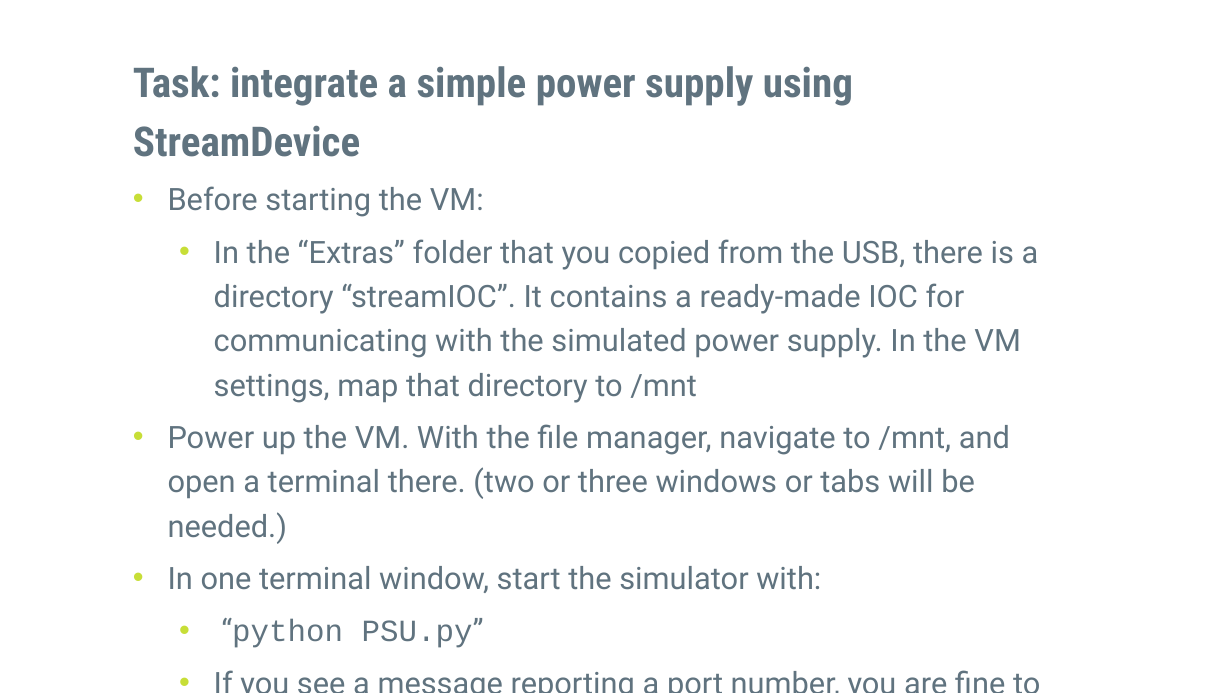
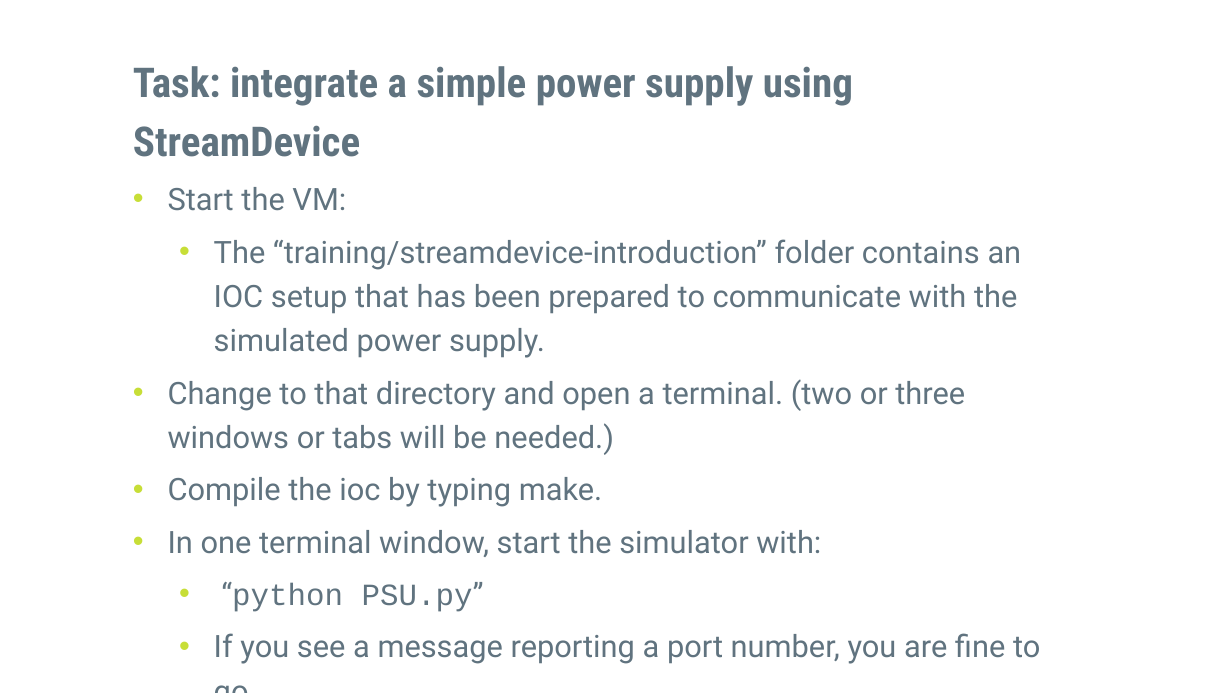
Before and after one commit to epics-training/stream-introduction, a slide deck: slide 4 of presentations/EPICS IOC setup.pptx (slide 5 before the commit). Drawn at 1232x693 pixels with LibreOffice and Linux fonts; fonts in the diff are those of the drawing; background and template pictures are left out. Boxes give left, top, right and bottom in pixels: in the first picture for what was removed or moved away, otherwise in the second. Text is boxed around its words. In the diff, an @@ line names an element or a change of style, - is before the commit and + after.

Commit message:
adjust the IOC setup instructions

```diff
--- a/presentations/EPICS IOC setup.pptx
+++ b/presentations/EPICS IOC setup.pptx
@@ text at [168, 187, 1022, 507]: text changed @@
-• Before starting the VM:
-  • In the “Extras” folder that you copied from the USB, there is a directory “streamIOC”. It contains a ready-made IOC for communicating with the simulated power supply. In the VM settings, map that directory to /mnt
-• Power up the VM. With the file manager, navigate to /mnt, and open a terminal there. (two or three windows or tabs will be needed.)
+• Start the VM:
+  • The “training/streamdevice-introduction” folder contains an IOC setup that has been prepared to communicate with the simulated power supply.
+• Change to that directory and open a terminal. (two or three windows or tabs will be needed.)
+• Compile the ioc by typing make.
```
Also in this commit, not shown: 1 other slide changed, 1 slide added, 1 slide removed.
